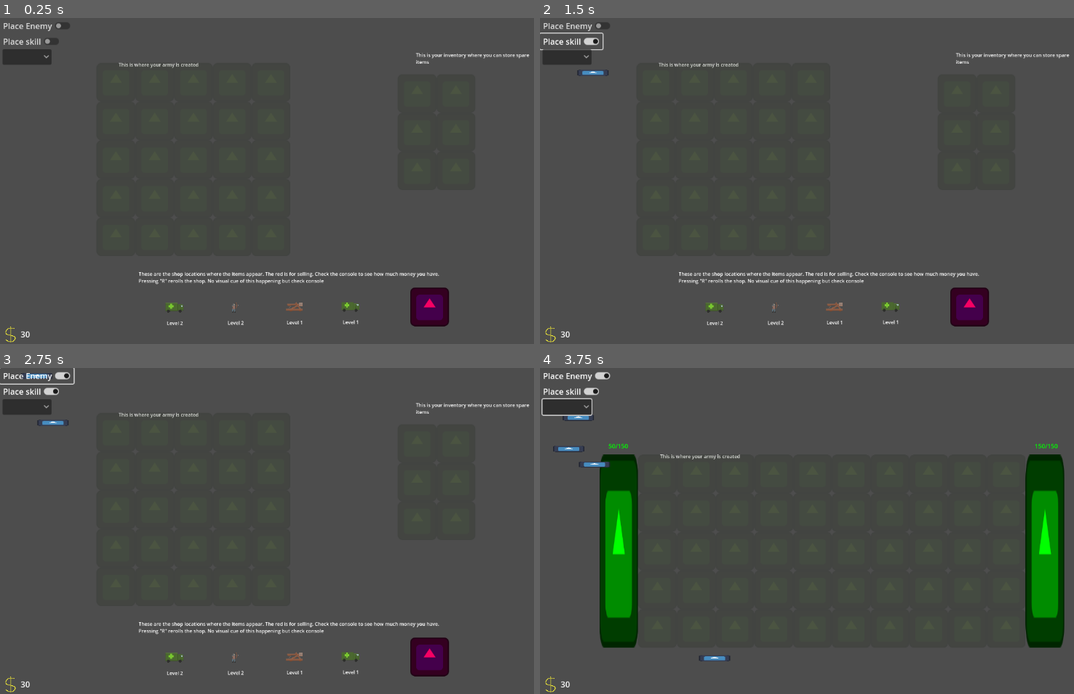
Above: before the commit, frames 1-4 (two rows, left to right).
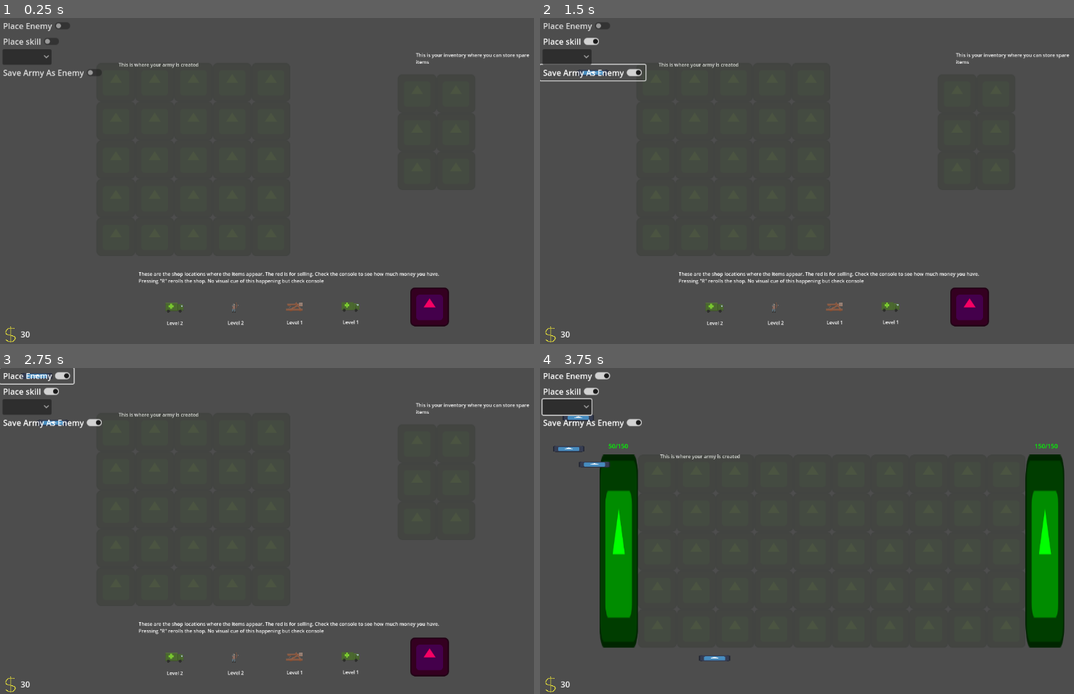
Above: after the commit, the same moments.

Repository: LorcanSmith/Armies
Game: Godot game, scene res://Scenes/main.tscn
The game is run twice, just before and just after one commit, with the same random seed, the same clock (stepped at 60 frames per second) and the same inputs. The engine's default icon, where the game draws it, is replaced by a stand-in: a white triangle on a blue panel in a dark square.
Inputs (mouse positions are in pixels of both pictures, inside the frame that each line leads up to):
- Up to frame 1 (0.25 s): no input
- Up to frame 2 (1.5 s): click "Place skill" at 0.5 s; click (593, 73) at 1.25 s, where only the run after the commit has a clickable "Save Army As Enemy"
- Up to frame 3 (2.75 s): click "Place Enemy" at 2 s
- Up to frame 4 (3.75 s): click (566, 407) at 2.75 s; tap Enter (ui_accept) at 3.5 s; move the mouse to (716, 658) at 3.52 s; hold D from 3.53 s (still down); hold L from 3.53 s (still down); click (716, 658) at 3.67 s

The runs differ from the first frame. In frame 1, 0.2% of the frame differs, in the area x 0-18%, y 15-19%; in frame 2, 0.5%, in the area x 0-21%, y 4-20%; in frame 3, 0.2%; in frame 4, 0.2%.

Commit message:
Can save enemy armies

Diff:
--- a/Scenes/main.tscn
+++ b/Scenes/main.tscn
@@ -18,6 +18,12 @@
 offset_right = 44.0
 offset_bottom = 24.0
 text = "Place Enemy"
+
+[node name="save_grid_as_enemy" type="CheckButton" parent="DEBUGGER/CanvasLayer"]
+offset_top = 93.0
+offset_right = 209.0
+offset_bottom = 124.0
+text = "Save Army As Enemy"
 
 [node name="CheckButton" type="CheckButton" parent="DEBUGGER/CanvasLayer"]
 offset_top = 31.0
@@ -47,5 +53,6 @@
 grow_vertical = 0
 
 [connection signal="toggled" from="DEBUGGER/CanvasLayer/place_enemy_button" to="DEBUGGER" method="_on_place_enemy_button_toggled"]
+[connection signal="toggled" from="DEBUGGER/CanvasLayer/save_grid_as_enemy" to="DEBUGGER" method="_on_save_grid_as_enemy_toggled"]
 [connection signal="toggled" from="DEBUGGER/CanvasLayer/CheckButton" to="DEBUGGER" method="_on_check_button_toggled"]
 [connection signal="item_selected" from="DEBUGGER/CanvasLayer/OptionButton" to="DEBUGGER" method="_on_option_button_item_selected"]
--- a/Scripts/DEBUGGER_script.gd
+++ b/Scripts/DEBUGGER_script.gd
@@ -3,7 +3,7 @@
 #Are you placing friendly or enemy units in the shop
 var place_enemy : bool = false
 var place_skill : bool = false
-
+var save_enemy_army : bool = false
 #Skill number  to spawn, number is gotten from the canvas "optionbutton"
 var skill_to_place : int = 0
 #List of skills we can spawn
@@ -13,6 +13,8 @@
 	DebuggerScript.place_enemy = toggled_on
 func _on_check_button_toggled(toggled_on: bool) -> void:
 	DebuggerScript.place_skill = toggled_on
+func _on_save_grid_as_enemy_toggled(toggled_on: bool) -> void:
+	DebuggerScript.save_enemy_army = toggled_on
 
 
 func _on_option_button_item_selected(index: int) -> void:
--- a/Scripts/Grid/grid_generation.gd
+++ b/Scripts/Grid/grid_generation.gd
@@ -70,7 +70,7 @@
 					#Save the unit ID and data in the grid to be used later
 					grid_with_unit_IDs[width][height] = [unit.unit_ID, "player"]
 				else:
-					grid_with_unit_IDs[width][height] = [unit.unit_ID, "enemy"]
+					grid_with_unit_IDs[width][height] = [int(unit.unit_ID), "enemy"]
 			#If the is no unit on the grid tile
 			else:
 				#Set that grid id to be null. This updates any tiles that previously had a unit on it
--- a/Scripts/Managers/game_manager.gd
+++ b/Scripts/Managers/game_manager.gd
@@ -72,8 +72,6 @@
 	if Input.is_key_pressed(KEY_S):
 		for grids in GridManager.get_children():
 			grids.save_current_grid()
-	if Input.is_key_pressed(KEY_L):
-		GridManager.load_layout("army")
 #	pauses/restarts the battle ticks, can be used in conjunction with "T" to step through a battle
 	if Input.is_key_pressed(KEY_P):
 		if (CombatManager!= null):
--- a/Scripts/Managers/grid_manager.gd
+++ b/Scripts/Managers/grid_manager.gd
@@ -23,63 +23,82 @@
 	var dictionary_instance = dictionary.new()
 
 	var tiles = find_child("grid_generator (army)").grid
+	var tiles_reversed = tiles
+	tiles_reversed.reverse()
 	var unit_IDs = game_manager.army
+
 	#If we are in combat unit_IDs will be > 0 therefore we should load in units
 	if(unit_IDs.size() > 0):
-	#	reverses enemy army position so that they are placed 180 degrees
-		#var enemy_army = game_manager.send_enemy_army()
-		#for column in range(enemy_army.size()):
-			#enemy_army[column].reverse()
-		#enemy_army.reverse()
+		#Gets enemy IDs
+		var enemy_unit_IDs = load_layout("enemy")
+		#Reverse them to spawn in backwards
+		enemy_unit_IDs.reverse()
+
 		var width = 0
 		while width in range(tiles.size()):
 			var height = 0
 			while height in range(tiles[width].size()):
-				if(width < unit_IDs[0].size() and unit_IDs[width][height] != null):
-	#				TODO
-	#				translate Unit ID to appropriate unit
+				if(width < unit_IDs[0].size()):
 					var instance
 					if game_manager.in_combat:
-						#Spawn in a unit. Reference the UnitDictionary to find out what unit to spawn
-						instance = dictionary_instance.unit_scenes[unit_IDs[width][height][0]].instantiate()
-						#Add the unit to either the player or the enemy group
-						instance.add_to_group(unit_IDs[width][height][1], true)
-						#If the unit is an enemy. Make them face the opposite direction
-						if(instance.is_in_group("enemy")):
+						if(unit_IDs[width][height] != null):
+							#Spawn in a unit. Reference the UnitDictionary to find out what unit to spawn
+							instance = dictionary_instance.unit_scenes[unit_IDs[width][height][0]].instantiate()
+							#Add the unit to the player group
+							instance.add_to_group(unit_IDs[width][height][1], true)
+							instance.position = Vector2i(0,0)
+							tiles[width][height].add_child(instance)
+							tiles[width][height].unit_placed_on(instance)
+						elif(enemy_unit_IDs[width][height] != null):
+							#Spawn in a unit. Reference the UnitDictionary to find out what unit to spawn
+							var to_int = int(enemy_unit_IDs[width][height][0])
+							instance = dictionary_instance.unit_scenes[to_int].instantiate()
+							#Add the unit to the enemy group
+							instance.add_to_group(enemy_unit_IDs[width][height][1], true)
+							#The unit is an enemy. Make them face the opposite direction
 							instance.scale.x = -instance.scale.x
 							instance.find_child("Label").scale.x = -instance.find_child("Label").scale.x
+							instance.position = Vector2i(0,0)
+							tiles_reversed[width][height].add_child(instance)
+							tiles_reversed[width][height].unit_placed_on(instance)
 					else:
-						#Spawn an item. Reference the UnitDictionary to find out what item to spawn
-						instance = dictionary_instance.item_scenes[unit_IDs[width][height][0]].instantiate()
-						#Tell the item it has already been bought
-						instance.bought = true
+						if(unit_IDs[width][height] != null):
+							#Spawn an item. Reference the UnitDictionary to find out what item to spawn
+							instance = dictionary_instance.item_scenes[unit_IDs[width][height][0]].instantiate()
+							#Tell the item it has already been bought
+							instance.bought = true
+							instance.position = Vector2i(0,0)
 
-					tiles[width][height].add_child(instance)
-					instance.position = Vector2i(0,0)
-					tiles[width][height].unit_placed_on(instance)
 				height += 1
 			width += 1
-	#	TODO
-	#	spawn enemies on other side of the grid
-
 #Saves a grid
 func save_layout(grid_name : String, grid_data : Array):
 	if grid_name == "army":
 		game_manager.army = grid_data
+	var turn_number = str(game_manager.current_turn_number)
+	##DEBUG
+	var army_is_enemy = DebuggerScript.save_enemy_army
+	if(army_is_enemy):
+		grid_name = "enemy"
 	#This will give you the project directory.
-	var save_file = FileAccess.open(game_folder + grid_name + ".save", FileAccess.WRITE)
+	var save_file = FileAccess.open(game_folder + grid_name + turn_number + ".save", FileAccess.WRITE)
 	# JSON provides a static method to serialized JSON string.
 	var json_string = JSON.stringify(grid_data)
 	# Store the save dictionary as a new line in the save file.
 	save_file.store_line(json_string)
 
+
 func load_layout(file_to_load : String):
 	if not FileAccess.file_exists(game_folder + "army.save"):
 		print("ERROR - No data to load")
-
+	var turn_number
+	if(game_manager.in_combat):
+		turn_number = str(game_manager.current_turn_number)
+	else:
+		turn_number = str(game_manager.current_turn_number-1)
 	# Load the file line by line and process that dictionary to restore
 	# the object it represents.
-	var save_file = FileAccess.open(game_folder + file_to_load + ".save", FileAccess.READ)
+	var save_file = FileAccess.open(game_folder + file_to_load + turn_number + ".save", FileAccess.READ)
 	var json = JSON.new()
 
 	while save_file.get_position() < save_file.get_length():
--- a/Scripts/Units/unit.gd
+++ b/Scripts/Units/unit.gd
@@ -113,7 +113,7 @@
 			var enemy_number = 0
 			#Spawn an instance of the skill at every skill location
 			while skills_spawned < skill_spawn_amount:
-				if(enemy_number > enemies_in_range.size()):
+				if(enemy_number > enemies_in_range.size()-1):
 					enemy_number = 0
 
 				var skill_instance = skill_prefab.instantiate()
Not shown: 1 places in Prefabs/Shop Items/Level2/soldier_item_LVL2.tscn that only renumber resources
Not shown: 1 places in Prefabs/Shop Items/Level3/soldier_item_LVL3.tscn that only renumber resources
